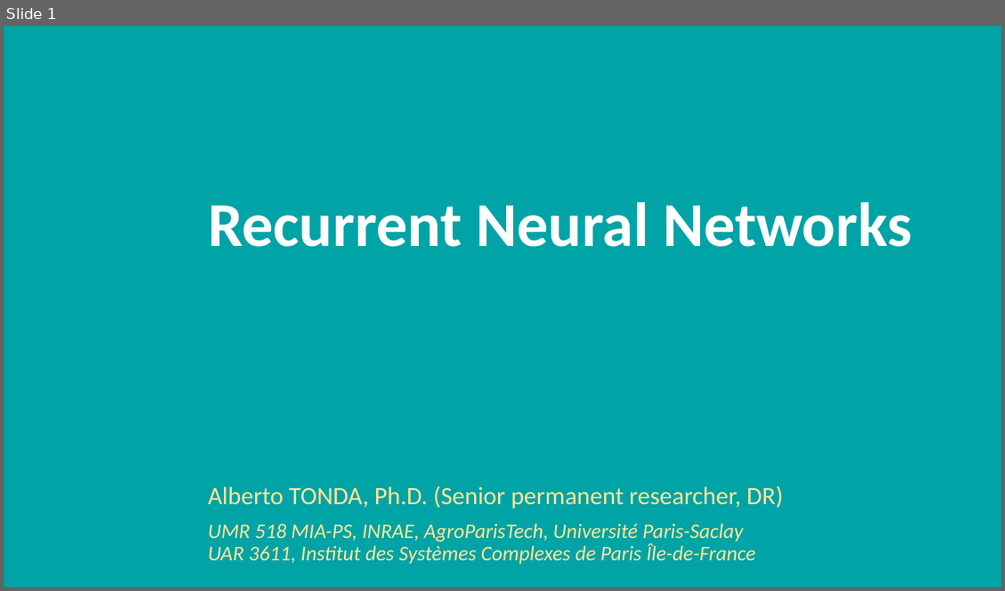
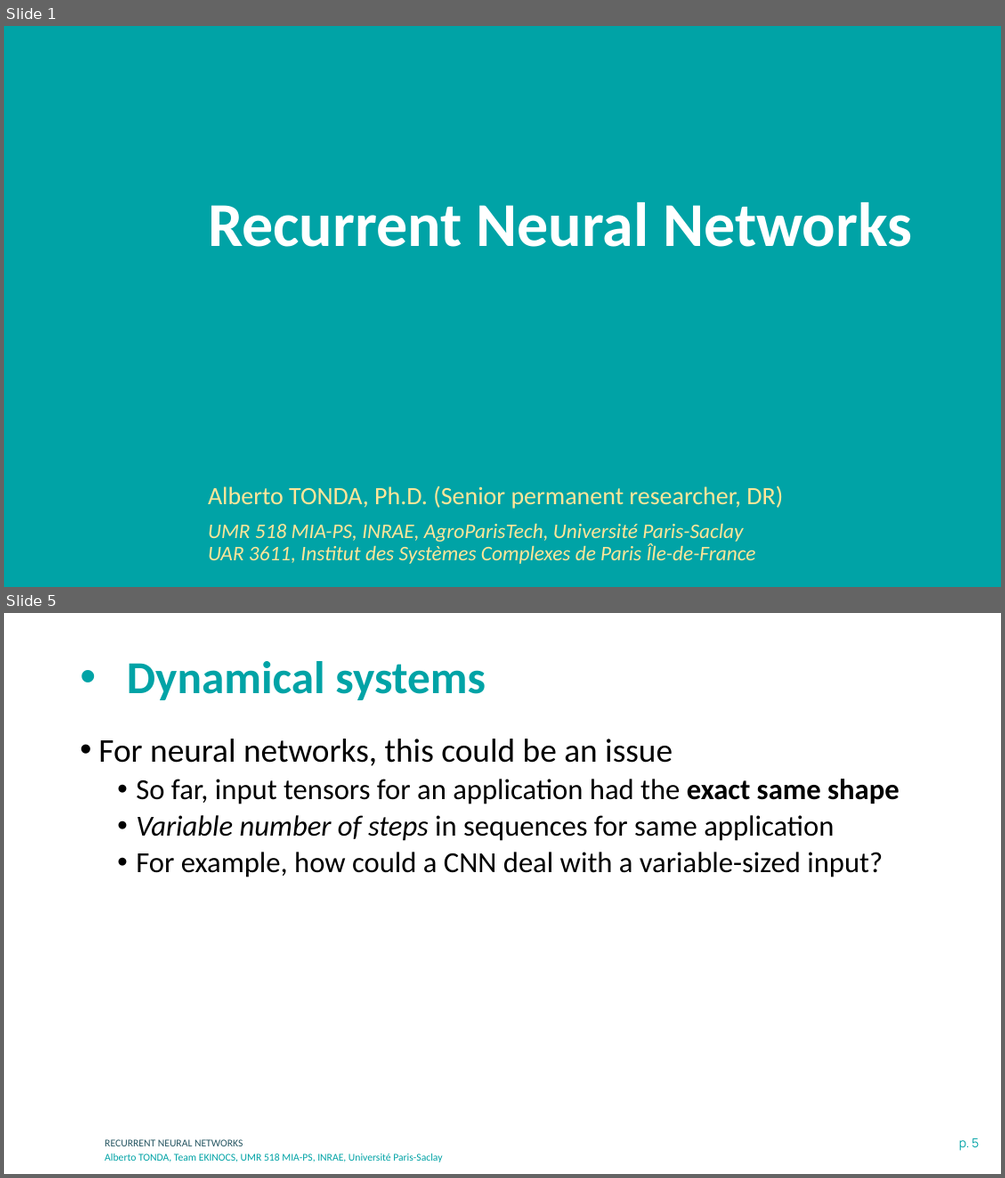
Before and after one commit to albertotonda/teaching, a slide deck: deep-learning-in-practice-with-pytorch/4-recurrent-neural-networks.pptx. Shown one above the other, each under a label of ours: slide 1 before the commit, slides 1 and 5 after it; the slides between them are not shown. The pictures are 1005x591 and 1005x1178 pixels, drawn with LibreOffice and Linux fonts; fonts in the diff are those of the drawing; background and template pictures are left out. Boxes give left, top, right and bottom in pixels: in the first picture for what was removed or moved away, otherwise in the second. Text is boxed around its words. In the diff, an @@ line names an element or a change of style, - is before the commit and + after.

```diff
--- a/deep-learning-in-practice-with-pytorch/4-recurrent-neural-networks.pptx
+++ b/deep-learning-in-practice-with-pytorch/4-recurrent-neural-networks.pptx
@@ slide 5 added at bbox=[4, 613, 1001, 1174], background #FFFFFF @@
@@ title added at bbox=[127, 661, 485, 700], 44 pt, text #00A3A6, bold @@
+• Dynamical systems
@@ text added at bbox=[98, 738, 899, 877], 28 pt, text #000000 @@
+• For neural networks, this could be an issue
+  • So far, input tensors for an application had the exact same shape
+  • Variable number of steps in sequences for same application
+  • For example, how could a CNN deal with a variable-sized input?
@@ text added at bbox=[105, 1139, 243, 1146], 10 pt, text #275662 @@
+RECURRENT NEURAL NETWORKS
@@ page number added at bbox=[959, 1138, 979, 1151], 12 pt, text #00A3A6 @@
+p. 5
@@ text added at bbox=[105, 1153, 442, 1162], 10 pt, text #00A3A6 @@
+Alberto TONDA, Team EKINOCS, UMR 518 MIA-PS, INRAE, Université Paris-Saclay
```
Also in this commit, not shown: 1 slide changed, 20 other slides added, 11 other files.
